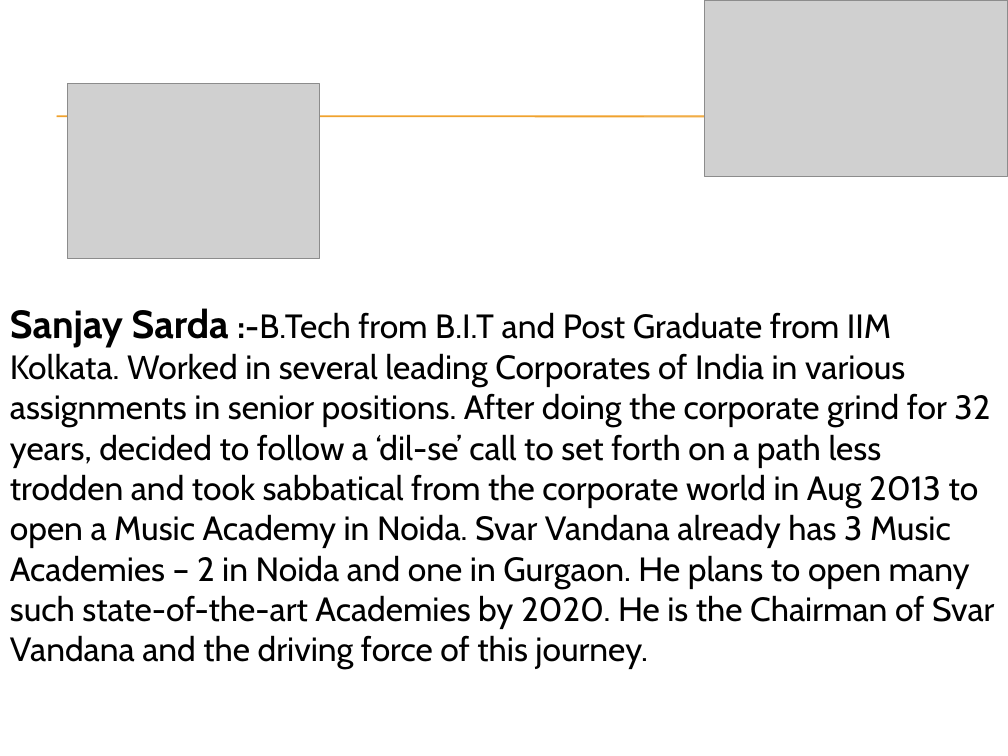
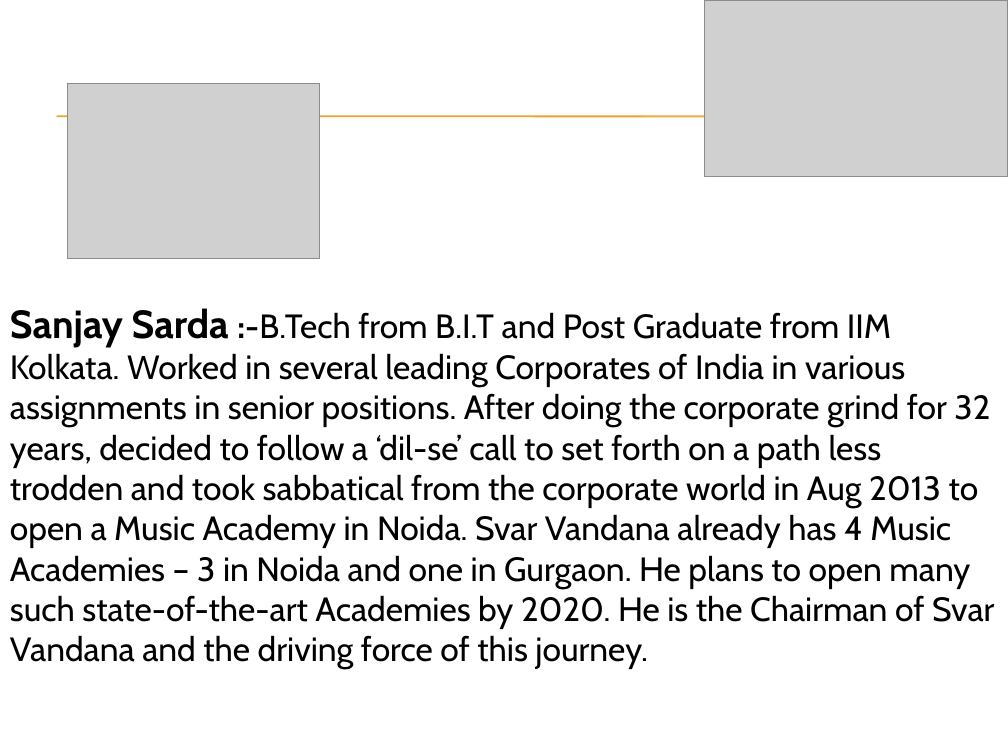
Before and after one commit to mdagar/DBMSwarVandana, a slide deck: slide 7 of DBM_SwarVandana/Content/Downloads/Welcome Presentation.pptx. Drawn at 1008x756 pixels with LibreOffice and Linux fonts; fonts in the diff are those of the drawing; grey boxes stand for pictures; background and template pictures are left out. Boxes give left, top, right and bottom in pixels: in the first picture for what was removed or moved away, otherwise in the second. Text is boxed around its words. In the diff, an @@ line names an element or a change of style, - is before the commit and + after.

```diff
--- a/DBM_SwarVandana/Content/Downloads/Welcome Presentation.pptx
+++ b/DBM_SwarVandana/Content/Downloads/Welcome Presentation.pptx
@@ text at bbox=[10, 308, 994, 669]: text changed @@
-Sanjay Sarda :-B.Tech from B.I.T and Post Graduate from IIM Kolkata. Worked in several leading Corporates of India in various assignments in senior positions. After doing the corporate grind for 32 years, decided to follow a ‘dil-se’ call to set forth on a path less trodden and took sabbatical from the corporate world in Aug 2013 to open a Music Academy in Noida. Svar Vandana already has 3 Music Academies – 2 in Noida and one in Gurgaon. He plans to open many such state-of-the-art Academies by 2020. He is the Chairman of Svar Vandana and the driving force of this journey.
+Sanjay Sarda :-B.Tech from B.I.T and Post Graduate from IIM Kolkata. Worked in several leading Corporates of India in various assignments in senior positions. After doing the corporate grind for 32 years, decided to follow a ‘dil-se’ call to set forth on a path less trodden and took sabbatical from the corporate world in Aug 2013 to open a Music Academy in Noida. Svar Vandana already has 4 Music Academies – 3 in Noida and one in Gurgaon. He plans to open many such state-of-the-art Academies by 2020. He is the Chairman of Svar Vandana and the driving force of this journey.
```
Also in this commit, not shown: 4 other slides changed, 1 slide removed, 3 other files.
